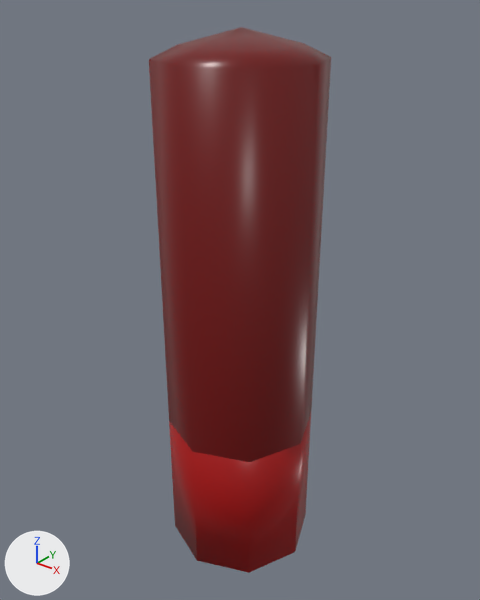
The FBX model Assets/FBX/Cena4/BatomTampado.fbx as it was, and as the next commit left it.
One viewpoint serves both versions: a 50 mm lens placed at (0.0431, -0.0541, 0.067), pointed at (-0.0006, 0.0006, 0.0331). Arrows for +X, +Y and +Z are at lower left; the lights stay in place. Where no turn or scale is listed for an object, it has been applied to the vertices.

The first picture shows 'Batom_Tampado'.
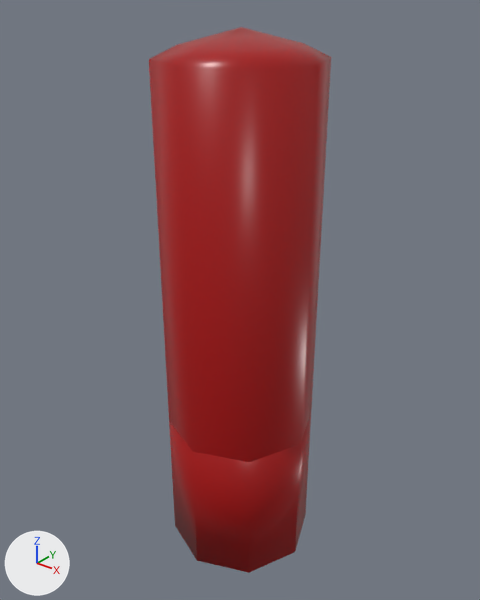
What differs and where, as boxes (x1, y1, x2, y2) in the pictures (480 x 600 px):
part 1 of me_batom_tampado, recoloured: (149, 27, 331, 462) in both

What the commit changed:
me_batom_tampado has 74 vertices, 72 faces and spans x -0.009..0.009, y -0.009..0.009, z 0.0..0.0627.
me_batom_tampado is used by ob_batom_tampado; location (0.0, 0.0, 0.0).
me_batom_tampado part 1: all 24 faces that had it switch from mat_batomtampa (dark red #6f0000) to mat_batomcorpo (red #a70002).
